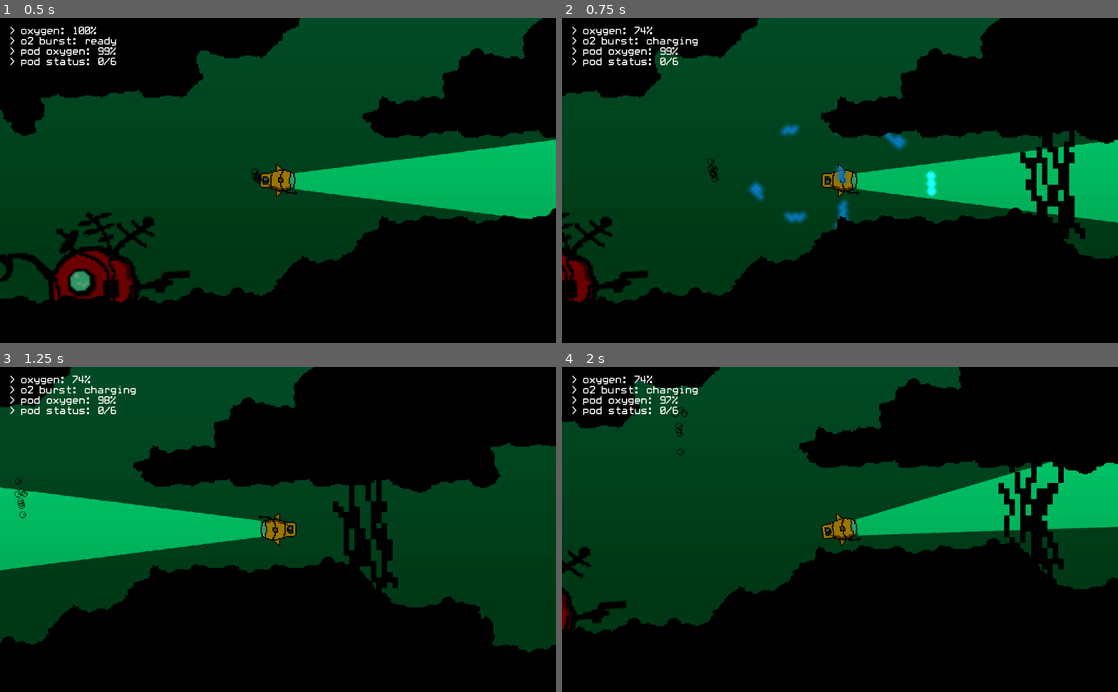
Above: before the commit, frames 1-4 (two rows, left to right).
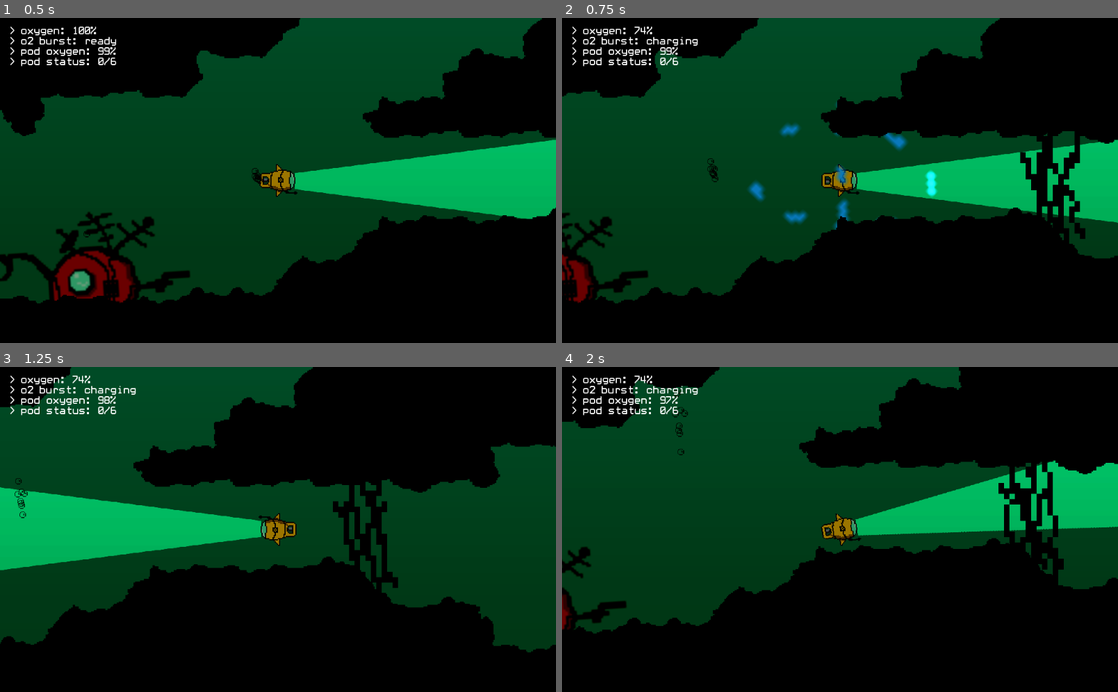
Above: after the commit, the same moments.

Repository: Jayshua/keep_it_alive
Game: Godot game, scene res://Main.tscn
The game is run twice, just before and just after one commit, with the same random seed, the same clock (stepped at 60 frames per second) and the same inputs. Sound files missing from this copy of the repository are replaced by a short silence.
Inputs:
- Up to frame 1 (0.5 s): no input
- Up to frame 2 (0.75 s): tap Enter (ui_accept) at 0.5 s; hold D (move_right) from 0.53 s (still down); hold Space (fire) from 0.53 s (still down)
- Up to frame 3 (1.25 s): keep holding D (move_right); keep holding Space (fire); tap Enter (ui_accept) at 0.77 s
- Up to frame 4 (2 s): release D (move_right) at 1.28 s; release Space (fire) at 1.28 s; hold S (move_down) from 1.28 s (still down); tap Space (fire) at 1.35 s; tap Enter (ui_accept) at 1.52 s

Frame 1 is identical in both runs. In frame 2, 1.2% of the frame differs, in the area x 83-94%, y 34-70%; in frame 3, 0.7%; in frame 4, 1.2%, in the area x 79-91%, y 28-67%.

Commit message:
Add background sound

Diff:
--- /dev/null
+++ b/AudioStreamPlayer.gd
@@ -0,0 +1,27 @@
+extends AudioStreamPlayer
+
+export(NodePath) var player_path
+
+onready var player = get_node(player_path) as KinematicBody2D
+
+const OFF_VOLUME = -50
+const ON_VOLUME = -9
+
+var target_volume = -50
+
+# Called every frame. 'delta' is the elapsed time since the previous frame.
+func _process(delta):
+	if player.position.y > 300:
+		target_volume = ON_VOLUME
+	elif player.position.y < 300:
+		target_volume = OFF_VOLUME
+
+	if self.volume_db < target_volume:
+		self.volume_db += 0.1
+	elif self.volume_db > target_volume:
+		self.volume_db -= 0.1
+
+	if self.volume_db == target_volume and target_volume == OFF_VOLUME and self.playing:
+		self.stop()
+	elif not self.playing and target_volume == ON_VOLUME:
+		self.play(0)
--- a/Main.tscn
+++ b/Main.tscn
@@ -1,10 +1,12 @@
-[gd_scene load_steps=20 format=2]
+[gd_scene load_steps=22 format=2]
 
 [ext_resource path="res://Map.tscn" type="PackedScene" id=1]
 [ext_resource path="res://sprites/seaweed.png" type="Texture" id=2]
 [ext_resource path="res://Player.tscn" type="PackedScene" id=3]
 [ext_resource path="res://Ship.tscn" type="PackedScene" id=4]
 [ext_resource path="res://WorldEnvironment.gd" type="Script" id=5]
+[ext_resource path="res://audio/Darkness.ogg" type="AudioStream" id=6]
+[ext_resource path="res://AudioStreamPlayer.gd" type="Script" id=7]
 [ext_resource path="res://Main.gd" type="Script" id=10]
 [ext_resource path="res://OxygenCLI.gd" type="Script" id=11]
 [ext_resource path="res://fonts/whitrabt.ttf" type="DynamicFontData" id=12]
@@ -102,6 +104,7 @@
 position = Vector2( -8, 2 )
 frames = SubResource( 10 )
 animation = "idle"
+frame = 6
 playing = true
 
 [node name="AnimatedSprite2" type="AnimatedSprite" parent="Node2D"]
@@ -109,7 +112,7 @@
 rotation = -3.14159
 frames = SubResource( 10 )
 animation = "idle"
-frame = 6
+frame = 5
 playing = true
 
 [node name="StaticBody2D" type="StaticBody2D" parent="Node2D"]
@@ -117,3 +120,9 @@
 [node name="CollisionShape2D" type="CollisionShape2D" parent="Node2D/StaticBody2D"]
 position = Vector2( -7.82013, 8.79688 )
 shape = SubResource( 11 )
+
+[node name="AudioStreamPlayer" type="AudioStreamPlayer" parent="."]
+stream = ExtResource( 6 )
+volume_db = -50.0
+script = ExtResource( 7 )
+player_path = NodePath("../Player")
--- a/Player.gd
+++ b/Player.gd
@@ -65,8 +65,9 @@
 			in_current = true
 			velocity += current.get_force_vector()
 		elif current.get_collision_layer_bit(5):
-			current.get_parent().queue_free()
-			has_item = true
+			if not has_item:
+				current.get_parent().queue_free()
+				has_item = true
 
 	var max_speed
 	if in_current:
@@ -96,9 +97,9 @@
 
 	if moving:
 		player_oxygen -= OXYGEN_USAGE
-		engine_sound_target = -7
+		engine_sound_target = -15
 	else:
-		engine_sound_target = -18
+		engine_sound_target = -29
 
 	if engine_sound > engine_sound_target:
 		engine_sound -= 0.5
--- a/Player.tscn
+++ b/Player.tscn
@@ -132,7 +132,7 @@
 
 [node name="CollisionSound" type="AudioStreamPlayer" parent="."]
 stream = ExtResource( 8 )
-volume_db = 3.74
+volume_db = -5.0
 pitch_scale = 0.7
 script = ExtResource( 9 )
 [connection signal="finished" from="CollisionSound" to="CollisionSound" method="_on_CollisionSound_finished"]
Not shown, added: audio/Darkness.ogg.import
Not shown, added: audio/Darkness.ogg
